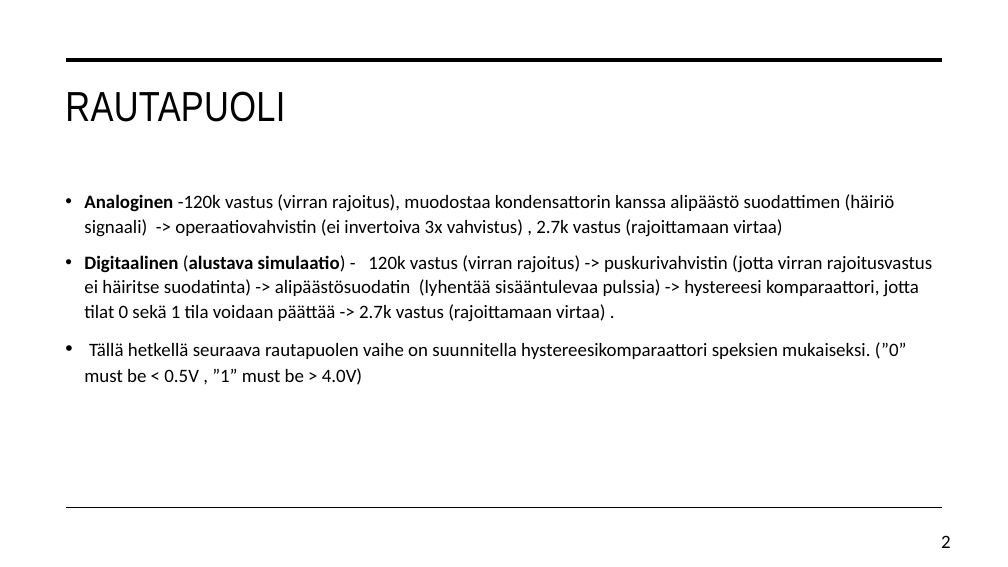
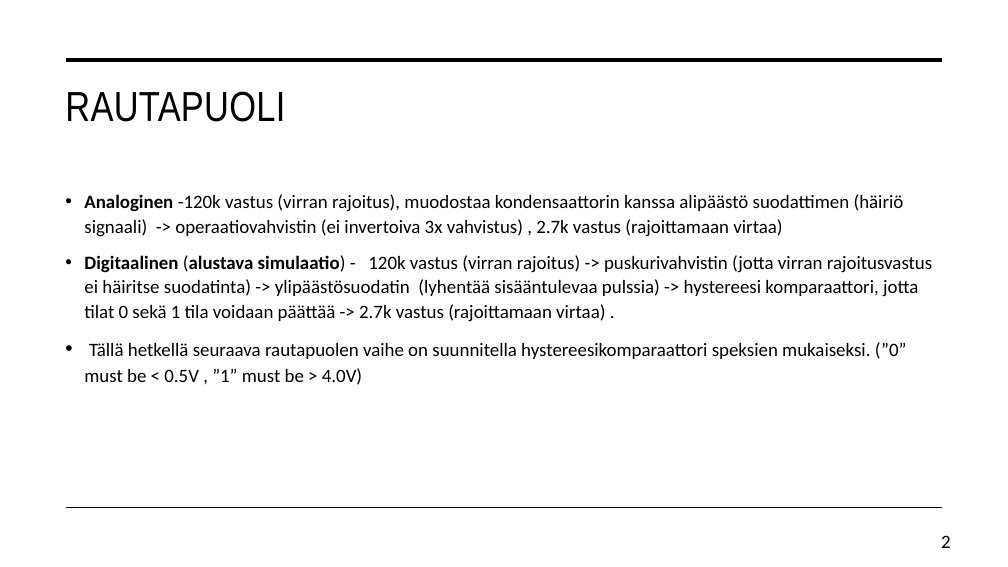
Before and after one commit to cerzzi/s-asema, a slide deck: slide 2 of katselmointi1.pptx. Drawn at 1008x567 pixels with LibreOffice and Linux fonts; fonts in the diff are those of the drawing. Boxes give left, top, right and bottom in pixels: in the first picture for what was removed or moved away, otherwise in the second. Text is boxed around its words. In the diff, an @@ line names an element or a change of style, - is before the commit and + after.

Commit message:
Katselmointiin uusin digitaalinen LTSPICE kuva

```diff
--- a/katselmointi1.pptx
+++ b/katselmointi1.pptx
@@ text at [84,194,932,322]: text changed @@
-• Analoginen -120k vastus (virran rajoitus), muodostaa kondensattorin kanssa alipäästö suodattimen (häiriö signaali) -> operaatiovahvistin (ei invertoiva 3x vahvistus) , 2.7k vastus (rajoittamaan virtaa)
-• Digitaalinen (alustava simulaatio) - 120k vastus (virran rajoitus) -> puskurivahvistin (jotta virran rajoitusvastus ei häiritse suodatinta) -> alipäästösuodatin (lyhentää sisääntulevaa pulssia) -> hystereesi komparaattori, jotta tilat 0 sekä 1 tila voidaan päättää -> 2.7k vastus (rajoittamaan virtaa) .
+• Analoginen -120k vastus (virran rajoitus), muodostaa kondensaattorin kanssa alipäästö suodattimen (häiriö signaali) -> operaatiovahvistin (ei invertoiva 3x vahvistus) , 2.7k vastus (rajoittamaan virtaa)
+• Digitaalinen (alustava simulaatio) - 120k vastus (virran rajoitus) -> puskurivahvistin (jotta virran rajoitusvastus ei häiritse suodatinta) -> ylipäästösuodatin (lyhentää sisääntulevaa pulssia) -> hystereesi komparaattori, jotta tilat 0 sekä 1 tila voidaan päättää -> 2.7k vastus (rajoittamaan virtaa) .
```
Also in this commit, not shown: 2 other files.
